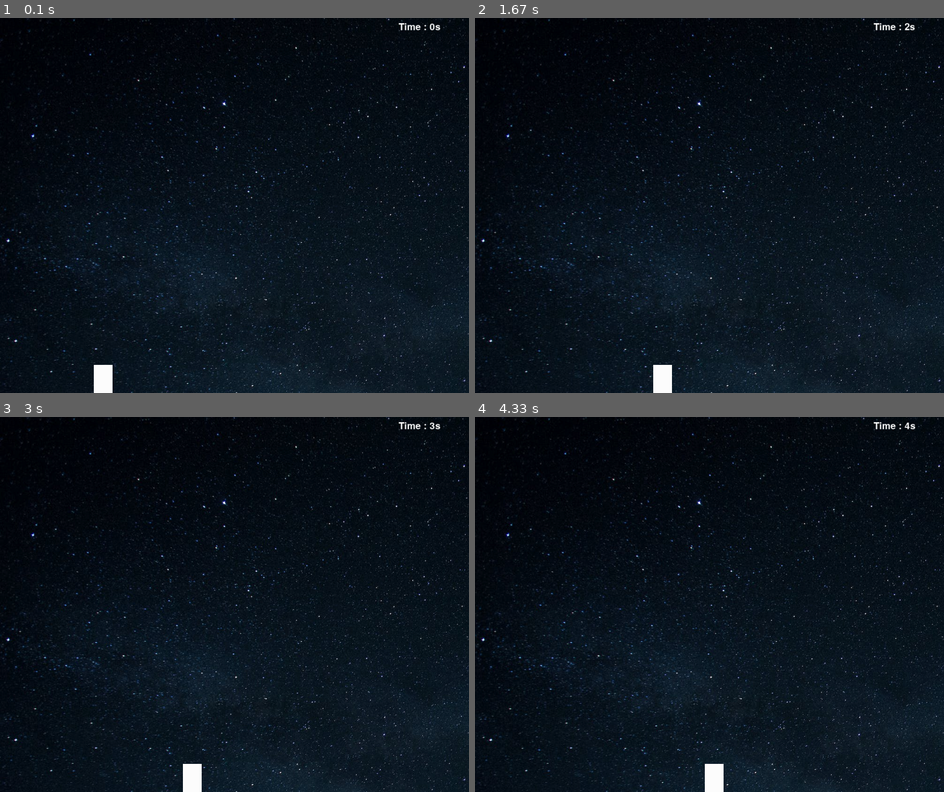
Above: before the commit, frames 1-4 (two rows, left to right).
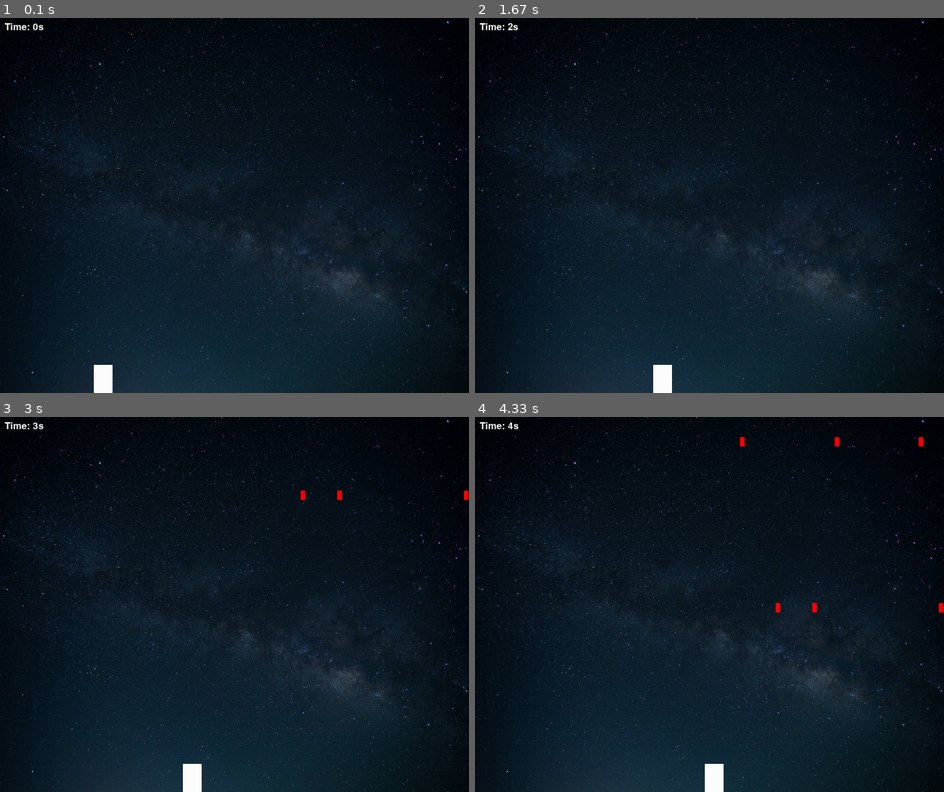
Above: after the commit, the same moments.

Repository: SahillMulani/pygame
Game: pygame game, started from main.py
Two runs of this game, one before a commit and one after it. Both use one fixed random seed, a clock stepped at 60 frames per second and the inputs below.
Inputs:
- Up to frame 1 (0.1 s): no input
- Up to frame 2 (1.67 s): hold Right 0.33-0.8 s; hold Right 0.83-1.3 s; hold Left from 1.33 s (still down)
- Up to frame 3 (3 s): release Left at 1.87 s; hold Left 1.9-2.3 s; hold Right 2.33-2.97 s
- Up to frame 4 (4.33 s): hold Left 3-3.47 s; hold Right 3.5-3.97 s; hold Right from 4 s (still down)

The runs differ from the first frame. In frame 1, 8.4% of the frame differs, in the area x 0-100%, y 0-100%; in frame 2, 8.4%; in frame 3, 8.6%; in frame 4, 8.8%.

Commit message:
Update main.py

Diff:
--- a/main.py
+++ b/main.py
@@ -3,27 +3,28 @@
 import random
 pygame.font.init()
 
-
-WIDTH , HEIGHT = 1000 , 800
-PLAYER_WIDTH , PLAYER_HEIGHT = 40 , 60
-PLAYER_VEL = 5
-STAR_WIDTH , STAR_HEIGHT = 10 ,20
-STAR_VEL = 3
-
+WIDTH, HEIGHT = 1000, 800
 WIN = pygame.display.set_mode((WIDTH, HEIGHT))
-
 pygame.display.set_caption("Space Dodge")
 
-BG = pygame.image.load('bg.jpeg')
+BG = pygame.transform.scale(pygame.image.load("bg.jpeg"), (WIDTH, HEIGHT))
+
+PLAYER_WIDTH = 40
+PLAYER_HEIGHT = 60
+
+PLAYER_VEL = 5
+STAR_WIDTH = 10
+STAR_HEIGHT = 20
+STAR_VEL = 3
 
 FONT = pygame.font.SysFont("comicsans", 30)
 
+
 def draw(player, elapsed_time, stars):
-    WIN.blit(BG, (0,0))
+    WIN.blit(BG, (0, 0))
 
-    time_text = FONT.render(f"Time : {round(elapsed_time)}s", 1, "white")
-
-    WIN.blit(time_text, (WIDTH - 150,10))
+    time_text = FONT.render(f"Time: {round(elapsed_time)}s", 1, "white")
+    WIN.blit(time_text, (10, 10))
 
     pygame.draw.rect(WIN, "white", player)
 
@@ -36,14 +37,13 @@
 def main():
     run = True
 
-    player = pygame.Rect(200, HEIGHT - PLAYER_HEIGHT, PLAYER_WIDTH, PLAYER_HEIGHT)
-
+    player = pygame.Rect(200, HEIGHT - PLAYER_HEIGHT,
+                         PLAYER_WIDTH, PLAYER_HEIGHT)
     clock = pygame.time.Clock()
-
     start_time = time.time()
     elapsed_time = 0
 
-    star_add_increament = 2000
+    star_add_increment = 2000
     star_count = 0
 
     stars = []
@@ -53,14 +53,15 @@
         star_count += clock.tick(60)
         elapsed_time = time.time() - start_time
 
-        if star_count > star_add_increament:
+        if star_count > star_add_increment:
             for _ in range(3):
                 star_x = random.randint(0, WIDTH - STAR_WIDTH)
-                star = pygame.Rect(star_x, -STAR_HEIGHT, STAR_WIDTH, STAR_HEIGHT)
+                star = pygame.Rect(star_x, -STAR_HEIGHT,
+                                   STAR_WIDTH, STAR_HEIGHT)
                 stars.append(star)
 
-        star_add_increament = max(200, star_add_increament - 50)
-        star_count = 0
+            star_add_increment = max(200, star_add_increment - 50)
+            star_count = 0
 
         for event in pygame.event.get():
             if event.type == pygame.QUIT:
@@ -77,15 +78,22 @@
             star.y += STAR_VEL
             if star.y > HEIGHT:
                 stars.remove(star)
-            elif star.y + star.height >= player.y and star.collidrect(player):
+            elif star.y + star.height >= player.y and star.colliderect(player):
                 stars.remove(star)
                 hit = True
                 break
 
+        if hit:
+            lost_text = FONT.render("YOU LOST", 1, "yellow")
+            WIN.blit(lost_text, (WIDTH/2 - lost_text.get_width()/2, HEIGHT/2 - lost_text.get_height()/2))
+            pygame.display.update()
+            pygame.time.delay(4000)
+            break
 
         draw(player, elapsed_time, stars)
 
     pygame.quit()
 
+
 if __name__ == "__main__":
     main()
